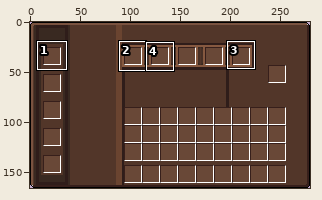
A sprite sheet gets an edit: src/main/resources/assets/mystias_izakaya/textures/screens/kitchenwares_ui.png. The first picture is a wide view before the edit; the outline marks the close-up.
Close-up. The starting point:
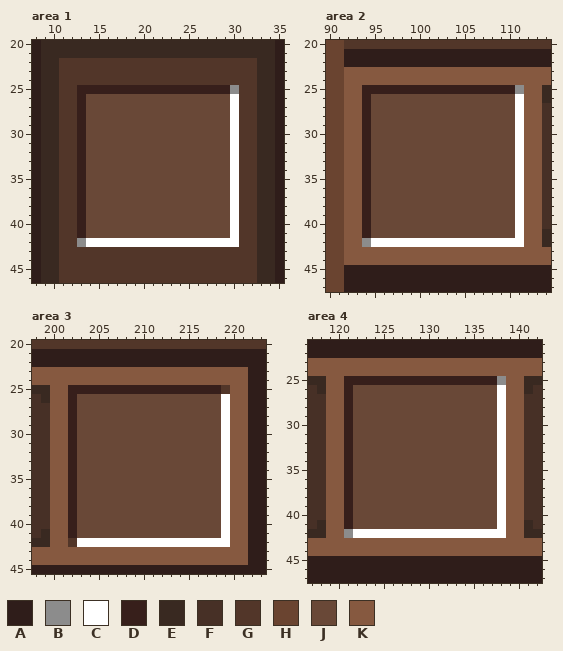
The file is 280x166 pixels. Colours within 5 levels of each other are drawn and written as one. Shown: area 1: x 8..35, y 20..46; area 2: x 90..114, y 20..47; area 3: x 198..223, y 20..45; area 4: x 117..142, y 21..47. The commit also changed other parts of the picture, which this record leaves out.
Palette (. is transparent): A #2f1d1a  B #8c8c8c  C #ffffff  D #371f1b  E #392921  F #473026  G #523629  H #6a4430  J #694837  K #865940
The result:
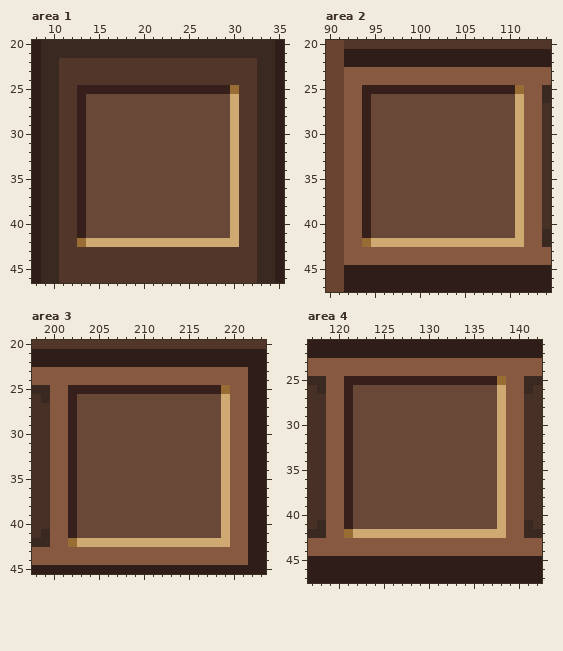
What changed:
{"colour":"B","old":"#8c8c8c","new":"#996c33"}
{"colour":"C","old":"#ffffff","new":"#cfa972"}
{"where": "area 3"}
{"y":25,"x":219,"old":"G","new":"B"}
{"y":42,"x":202,"old":"G","new":"B"}
{"label":"changed","picture_box":[77,85,239,247]}
{"label":"changed","picture_box":[362,85,524,247]}
{"label":"changed","picture_box":[68,385,230,547]}
{"label":"changed","picture_box":[344,376,506,538]}
